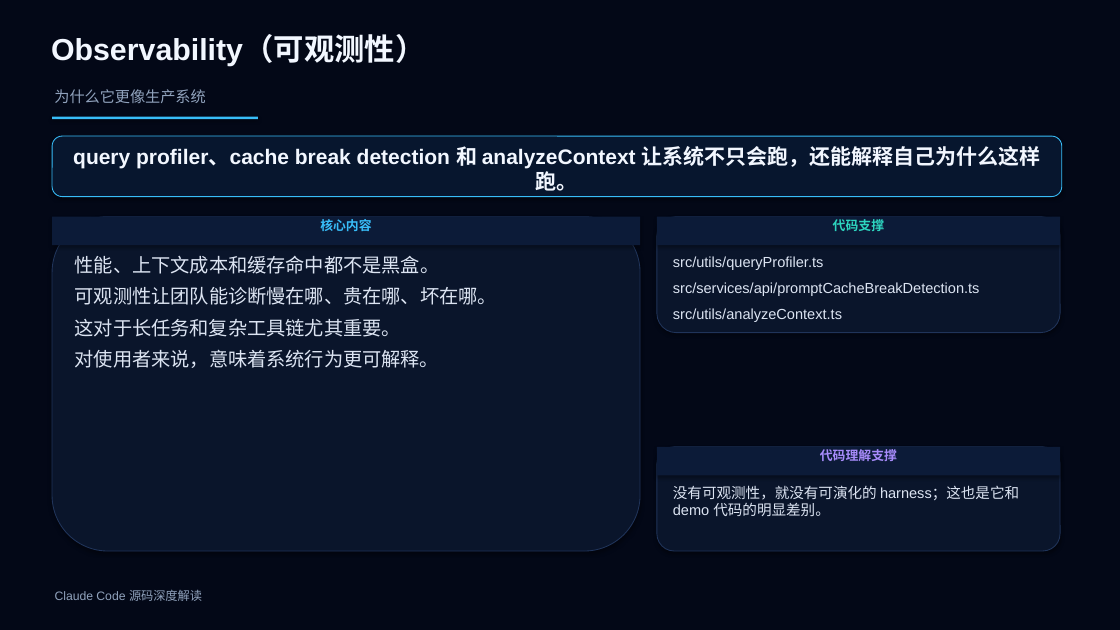
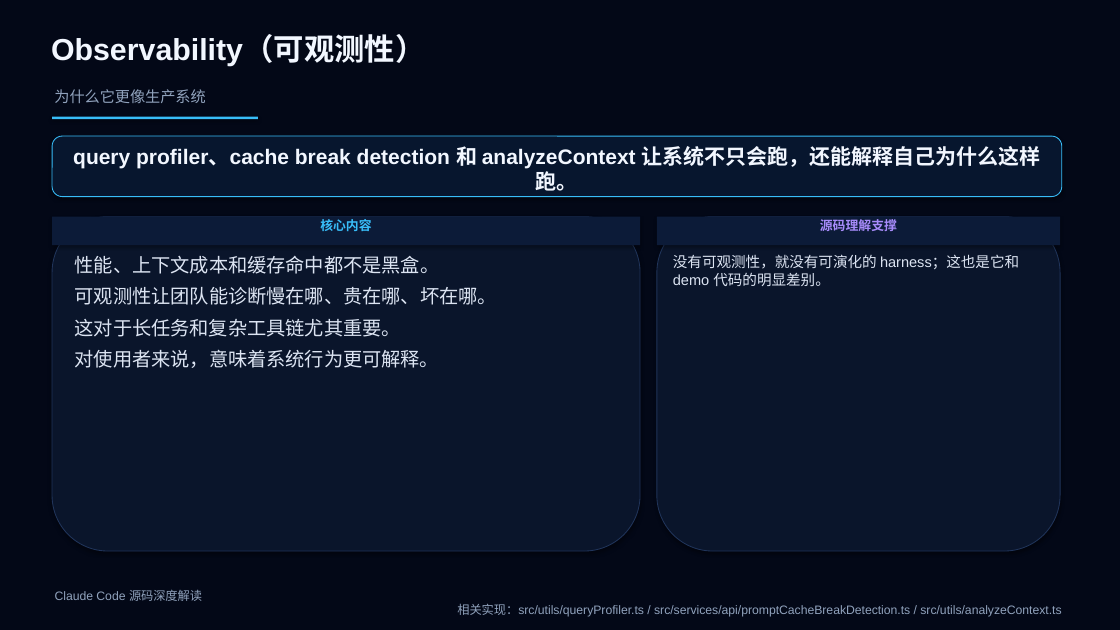
Before and after one commit to boboliu-1010/ccode, a slide deck: slide 39 of docs/zh/10-Claude Code 源码深度解读.pptx. Drawn at 1120x630 pixels with LibreOffice and Linux fonts; fonts in the diff are those of the drawing. Boxes give left, top, right and bottom in pixels: in the first picture for what was removed or moved away, otherwise in the second. Text is boxed around its words. In the diff, an @@ line names an element or a change of style, - is before the commit and + after.

```diff
--- a/docs/zh/10-Claude Code 源码深度解读.pptx
+++ b/docs/zh/10-Claude Code 源码深度解读.pptx
@@ rounded rectangle: place and size @@
-rounded rectangle at [657, 217, 1060, 333]
+rounded rectangle at [657, 217, 1060, 551]
@@ text in rectangle at [820, 219, 897, 231]: text changed; text colour #2DD4BF to #A78BFA @@
-代码支撑
+源码理解支撑
@@ text "没有可观测性，就没有可演化的 harness；这也是它和 demo 代码的明显差别。": place and size @@
-text "没有可观测性，就没有可演化的 harness；这也是它和 demo 代码的明显差别。" at [673, 485, 1019, 516]
+text "没有可观测性，就没有可演化的 harness；这也是它和 demo 代码的明显差别。" at [673, 254, 1019, 286]
@@ text removed at [673, 256, 980, 322] @@
-src/utils/queryProfiler.ts
-src/services/api/promptCacheBreakDetection.ts
-src/utils/analyzeContext.ts
@@ rounded rectangle removed at [657, 447, 1060, 551] @@
@@ rectangle removed at [657, 447, 1060, 476] @@
-代码理解支撑
@@ text at [457, 604, 1061, 617]: paragraph added @@
+相关实现：src/utils/queryProfiler.ts / src/services/api/promptCacheBreakDetection.ts / src/utils/analyzeContext.ts
```
Also in this commit, not shown: 45 other slides changed, 1 other file.
